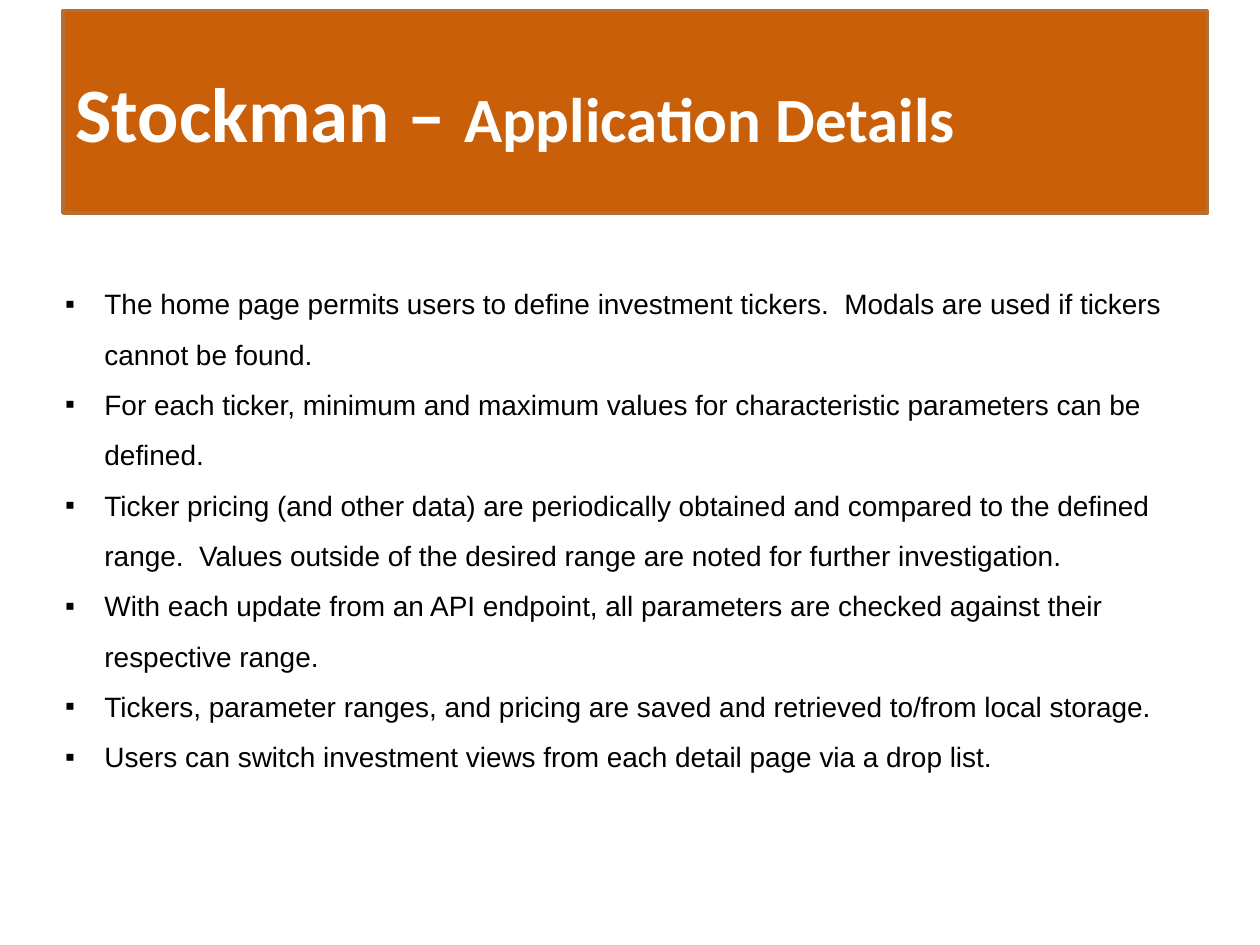
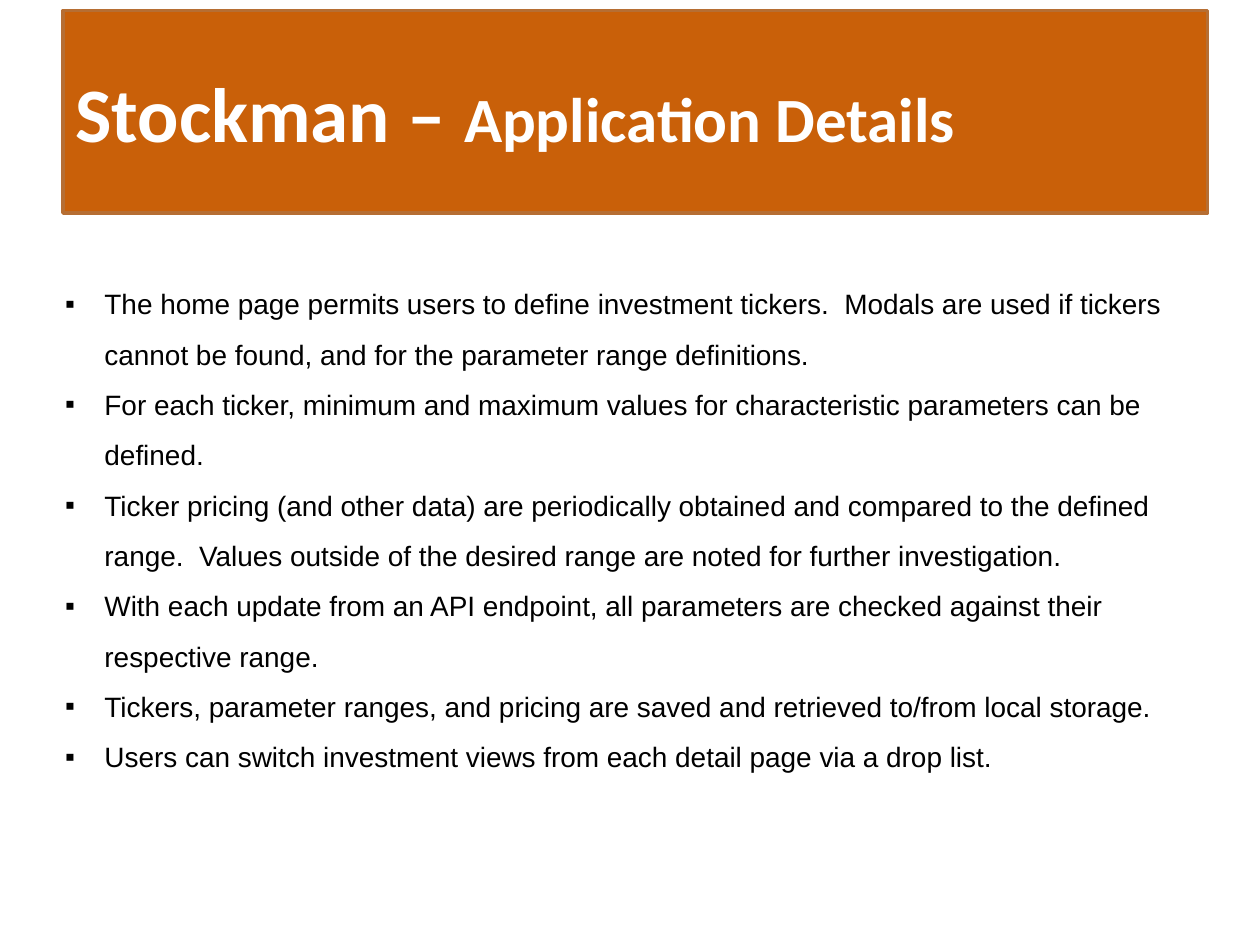
Before and after one commit to tzeuch0922/stock-manager, a slide deck: slide 6 of artifacts/Stockman-Presentation.pptx. Drawn at 1260x945 pixels with LibreOffice and Linux fonts; fonts in the diff are those of the drawing. Boxes give left, top, right and bottom in pixels: in the first picture for what was removed or moved away, otherwise in the second. Text is boxed around its words. In the diff, an @@ line names an element or a change of style, - is before the commit and + after.

```diff
--- a/artifacts/Stockman-Presentation.pptx
+++ b/artifacts/Stockman-Presentation.pptx
@@ text at [104, 293, 1161, 370]: text changed @@
-▪ The home page permits users to define investment tickers. Modals are used if tickers cannot be found.
+▪ The home page permits users to define investment tickers. Modals are used if tickers cannot be found, and for the parameter range definitions.
```
Also in this commit, not shown: 2 other slides changed, 1 other file.
